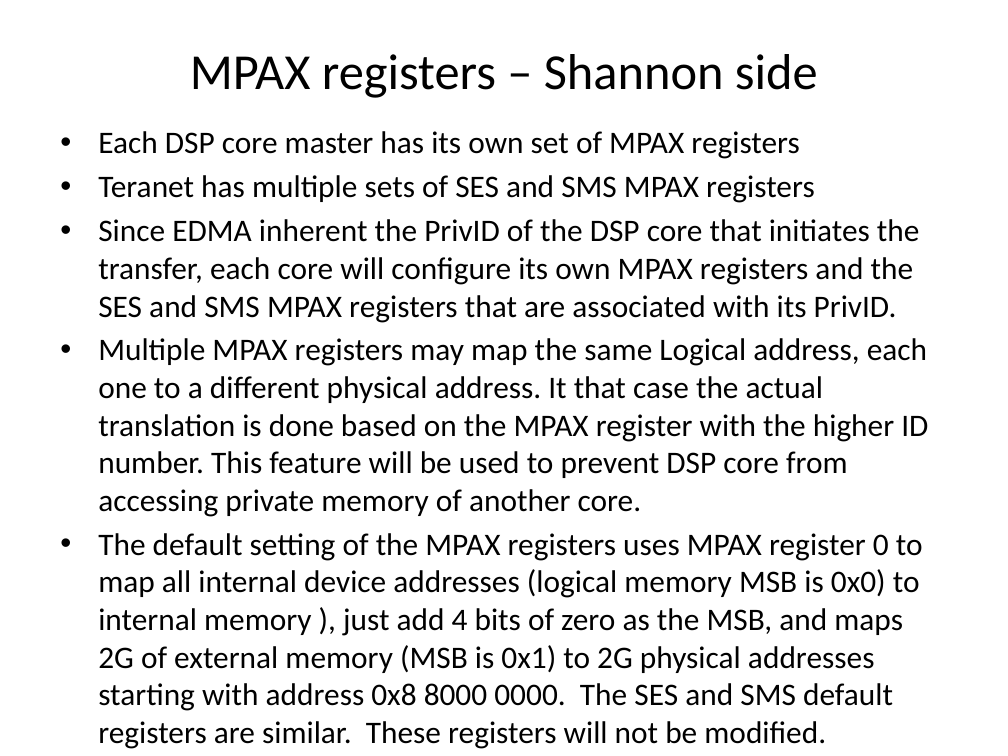
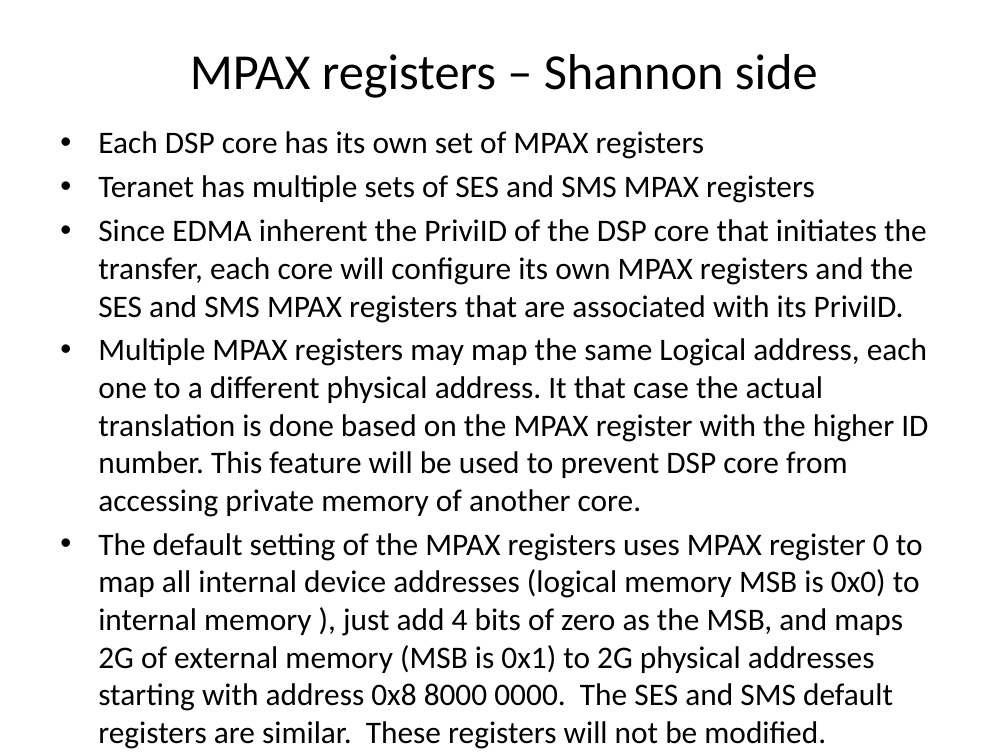
Before and after one commit to hari1989/keystone-workshop, a slide deck: slide 20 of preliminary/Working/presentations/Implementation_of_ProDrive_Model.pptx (slide 19 before the commit). Drawn at 1008x756 pixels with LibreOffice and Linux fonts; fonts in the diff are those of the drawing. Boxes give left, top, right and bottom in pixels: in the first picture for what was removed or moved away, otherwise in the second. Text is boxed around its words. In the diff, an @@ line names an element or a change of style, - is before the commit and + after.

```diff
--- a/preliminary/Working/presentations/Implementation_of_ProDrive_Model.pptx
+++ b/preliminary/Working/presentations/Implementation_of_ProDrive_Model.pptx
@@ text at box(98, 131, 705, 159): text changed @@
-• Each DSP core master has its own set of MPAX registers
+• Each DSP core has its own set of MPAX registers
@@ text at box(98, 219, 927, 323): text changed @@
-• Since EDMA inherent the PrivID of the DSP core that initiates the transfer, each core will configure its own MPAX registers and the SES and SMS MPAX registers that are associated with its PrivID.
+• Since EDMA inherent the PriviID of the DSP core that initiates the transfer, each core will configure its own MPAX registers and the SES and SMS MPAX registers that are associated with its PriviID.
```
Also in this commit, not shown: 21 other slides changed, 34 slides added.
